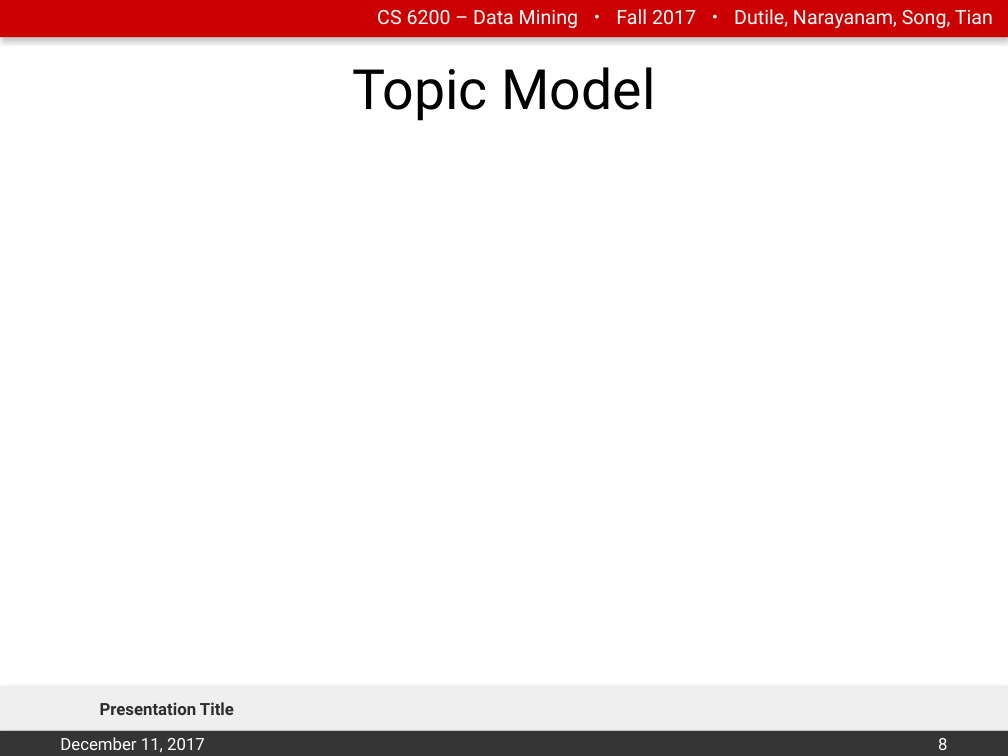
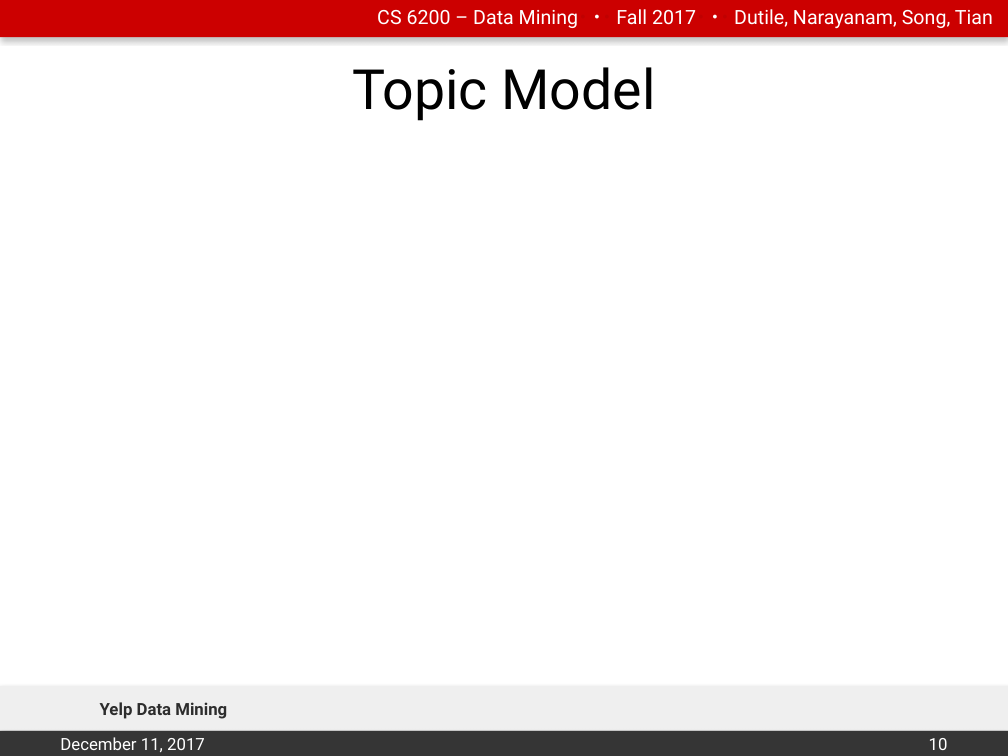
Before and after one commit to emily-jean/yelp-data-mining, a slide deck: slide 10 of presentation/Presentation.pptx (slide 8 before the commit). Drawn at 1008x756 pixels with LibreOffice and Linux fonts; fonts in the diff are those of the drawing; background and template pictures are left out. Boxes give left, top, right and bottom in pixels: in the first picture for what was removed or moved away, otherwise in the second. Text is boxed around its words. In the diff, an @@ line names an element or a change of style, - is before the commit and + after.

```diff
--- a/presentation/Presentation.pptx
+++ b/presentation/Presentation.pptx
@@ text at [100,702,227,719]: text changed @@
-Presentation Title
+Yelp Data Mining
@@ page number at [929,738,948,750]: text changed @@
-8
+10
```
Also in this commit, not shown: 7 other slides changed, 2 slides added.
